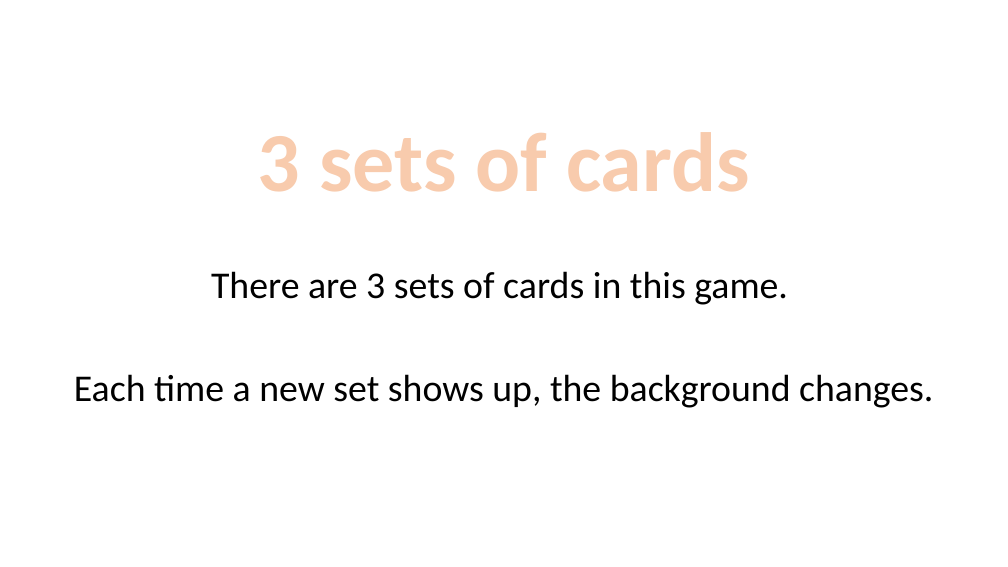
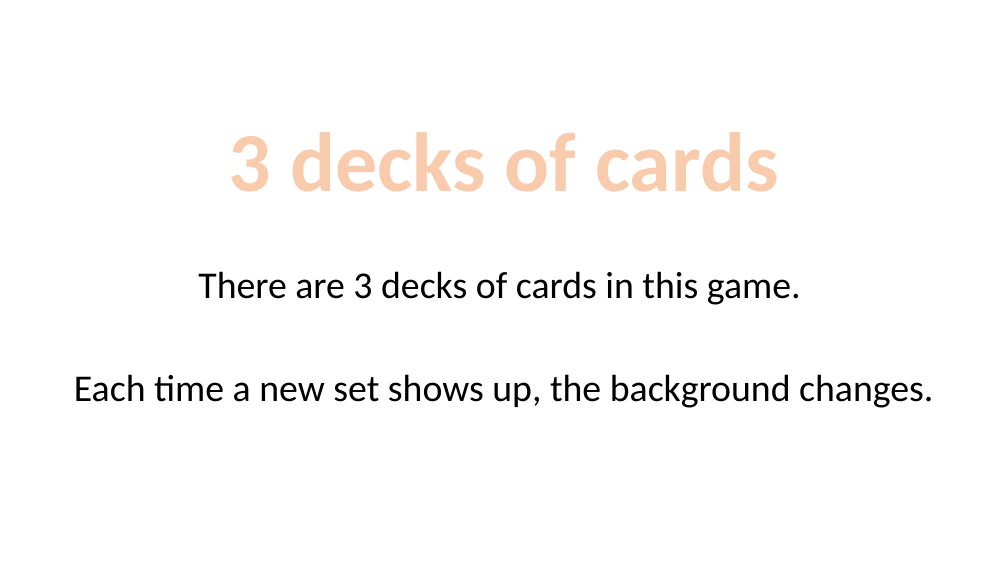
Before and after one commit to LillianXu2019/LUX-RL, a slide deck: slide 27 of images/task_instructions_lux.pptx (slide 13 before the commit). Drawn at 1008x567 pixels with LibreOffice and Linux fonts; fonts in the diff are those of the drawing. Boxes give left, top, right and bottom in pixels: in the first picture for what was removed or moved away, otherwise in the second. Text is boxed around its words. In the diff, an @@ line names an element or a change of style, - is before the commit and + after.

```diff
--- a/images/task_instructions_lux.pptx
+++ b/images/task_instructions_lux.pptx
@@ text at [229,132,778,192]: text changed @@
-3 sets of cards
+3 decks of cards
@@ text at [198,271,801,305]: text changed @@
-There are 3 sets of cards in this game.
+There are 3 decks of cards in this game.
```
Also in this commit, not shown: 7 other slides changed, 7 slides added, 2 slides removed, 19 other files.
